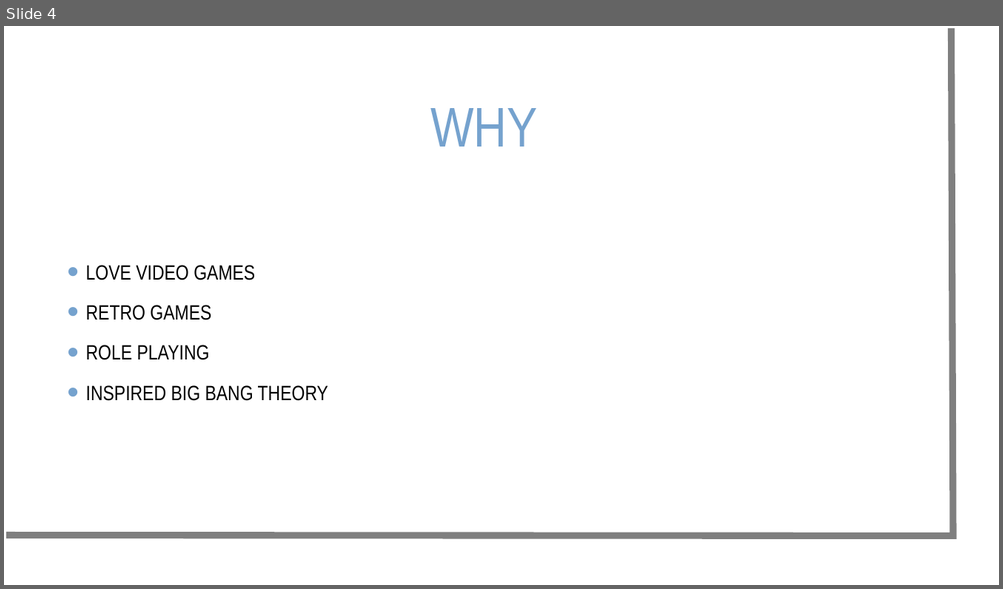
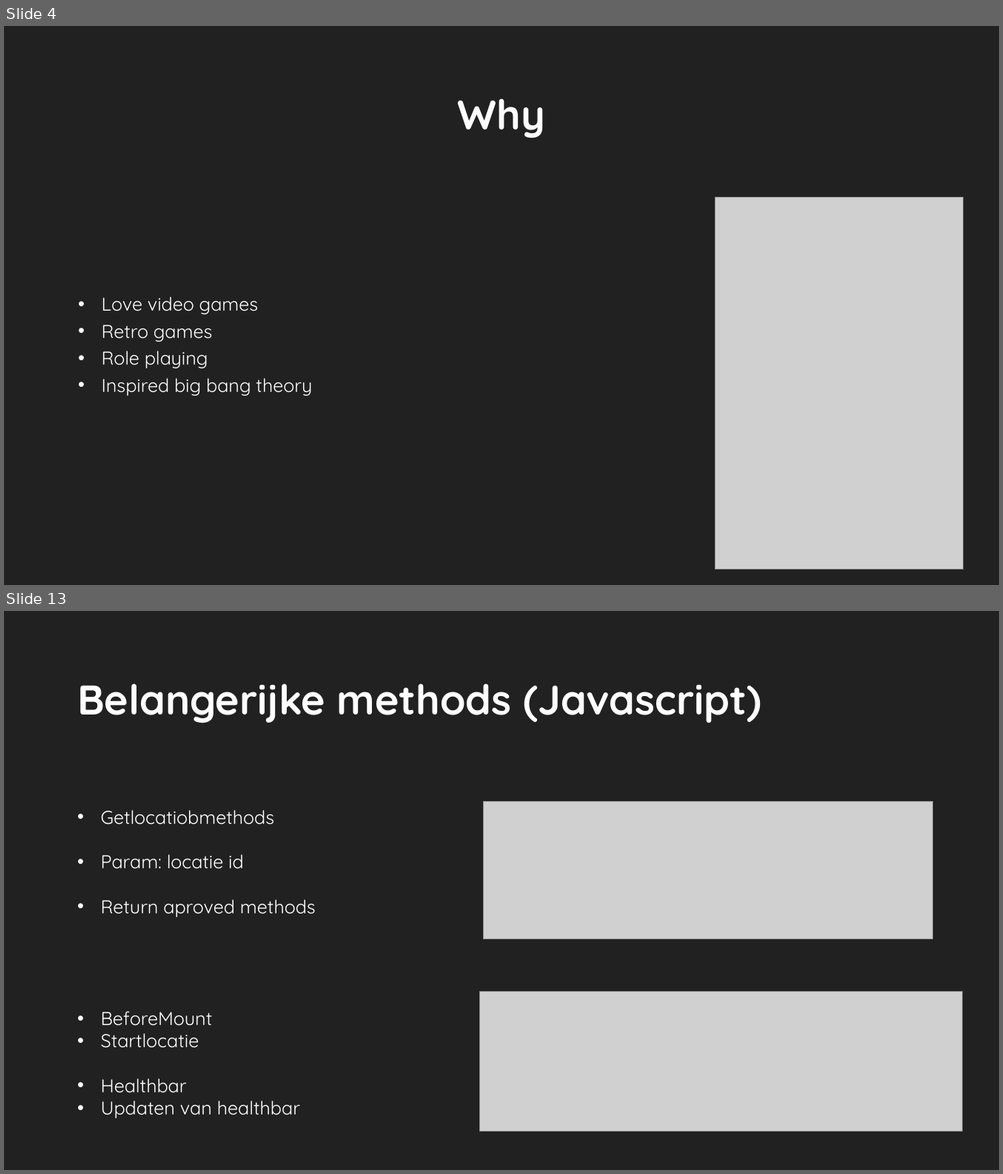
Before and after one commit to nuytsm/Gip-project-2021, a slide deck: Gip presentatie mvandenbroek.ppt. Shown one above the other, each under a label of ours: slide 4 before the commit, slides 4 and 13 after it; the slides between them are not shown. The pictures are 1003x589 and 1003x1174 pixels, drawn with LibreOffice and Linux fonts; fonts in the diff are those of the drawing; grey boxes stand for pictures; background and template pictures are left out. Boxes give left, top, right and bottom in pixels: in the first picture for what was removed or moved away, otherwise in the second. Text is boxed around its words. In the diff, an @@ line names an element or a change of style, - is before the commit and + after.

```diff
--- a/Gip presentatie mvandenbroek.ppt
+++ b/Gip presentatie mvandenbroek.ppt
@@ slide 13 added at bbox=[4, 611, 999, 1170], background #212121 @@
@@ title added at bbox=[77, 684, 761, 723], 40 pt, text #FEFEFE, bold @@
+Belangerijke methods (Javascript)
@@ text added at bbox=[101, 810, 316, 1119], 18 pt, text #FFFFFF @@
+• Getlocatiobmethods
+• Param: locatie id
+• Return aproved methods
+• BeforeMount
+• Startlocatie
+• Healthbar
+• Updaten van healthbar
@@ picture added at bbox=[484, 802, 932, 939] @@
@@ picture added at bbox=[480, 991, 962, 1130] @@
@@ slide 4 changed as well @@
@@ background picture (left out) to #212121 @@
@@ freeform shape removed at bbox=[6, 28, 953, 536] @@
@@ title "Why" at bbox=[458, 99, 545, 138]: vertical alignment middle to bottom @@
@@ title at bbox=[458, 99, 545, 138]: text changed; size 54 to 40 pt; font Arial Narrow to Quicksand; text colour #75A2CE to #FEFEFE; bold on @@
-WHY
+Why
@@ picture added at bbox=[714, 198, 962, 569] @@
@@ text at bbox=[102, 297, 312, 396]: text changed; size 20 to 18 pt; font Arial Narrow to Quicksand; text colour #000000 to #FFFFFF @@
-• LOVE VIDEO GAMES
-• RETRO GAMES
-• ROLE PLAYING
-• INSPIRED BIG BANG THEORY
+• Love video games
+• Retro games
+• Role playing
+• Inspired big bang theory
```
Also in this commit, not shown: 5 other slides changed, 15 other slides added, 2 slides removed, 8 other files.
